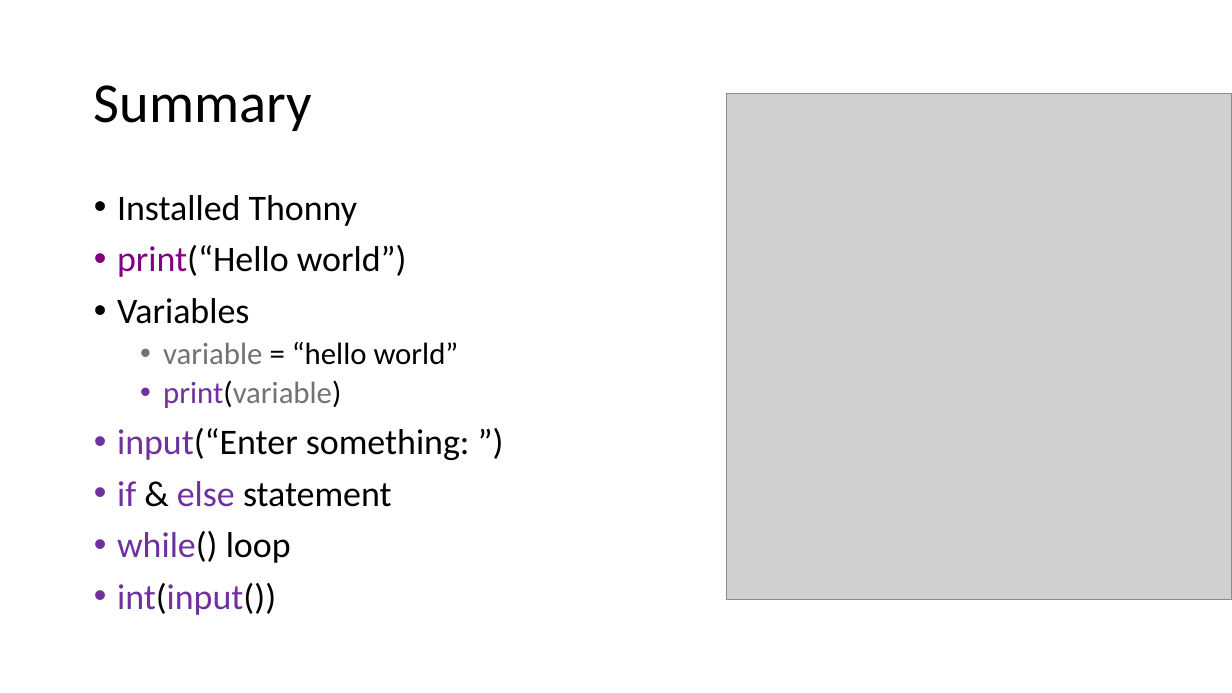
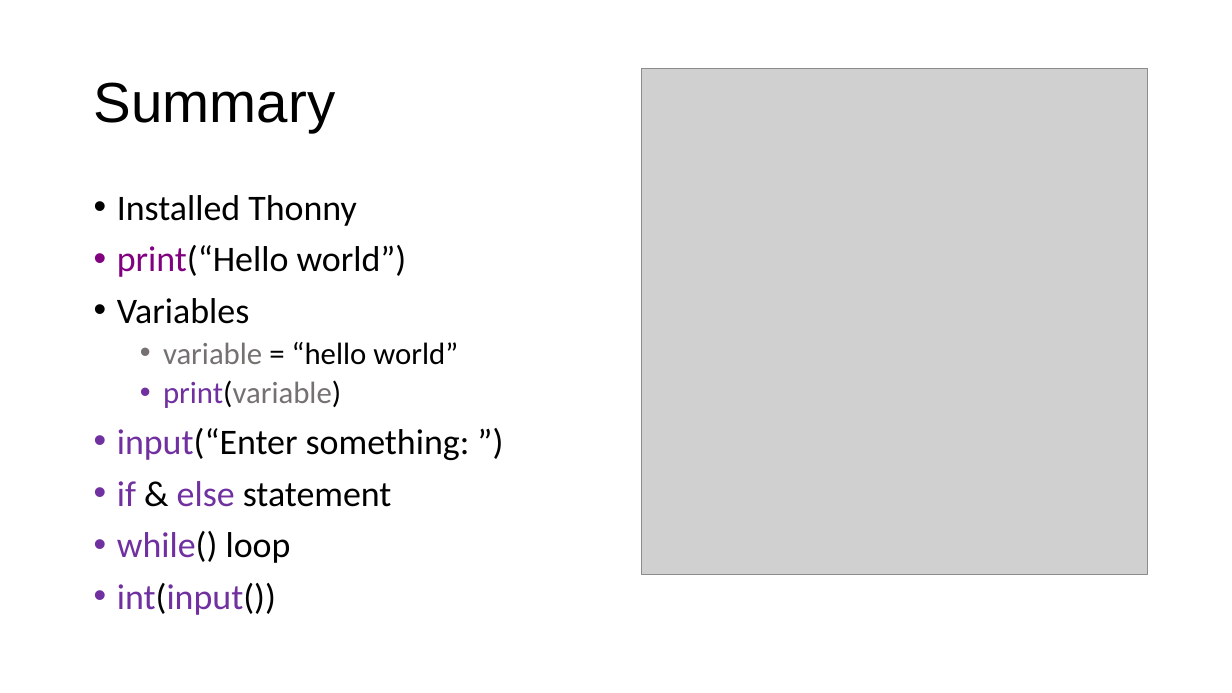
Before and after one commit to JoZonneveld/TCR-python-lessons, a slide deck: slide 24 of Lessons/Lesson 1/Introduction to Python.pptx. Drawn at 1232x693 pixels with LibreOffice and Linux fonts; fonts in the diff are those of the drawing; grey boxes stand for pictures; background and template pictures are left out. Boxes give left, top, right and bottom in pixels: in the first picture for what was removed or moved away, otherwise in the second. Text is boxed around its words. In the diff, an @@ line names an element or a change of style, - is before the commit and + after.

```diff
--- a/Lessons/Lesson 1/Introduction to Python.pptx
+++ b/Lessons/Lesson 1/Introduction to Python.pptx
@@ title "Summary" at [94,82,335,132]: font Calibri to Arial @@
@@ picture: place and size @@
-picture at [726,93,1232,599]
+picture at [641,68,1147,574]
```
Also in this commit, not shown: 23 other slides changed, 2 other files.
